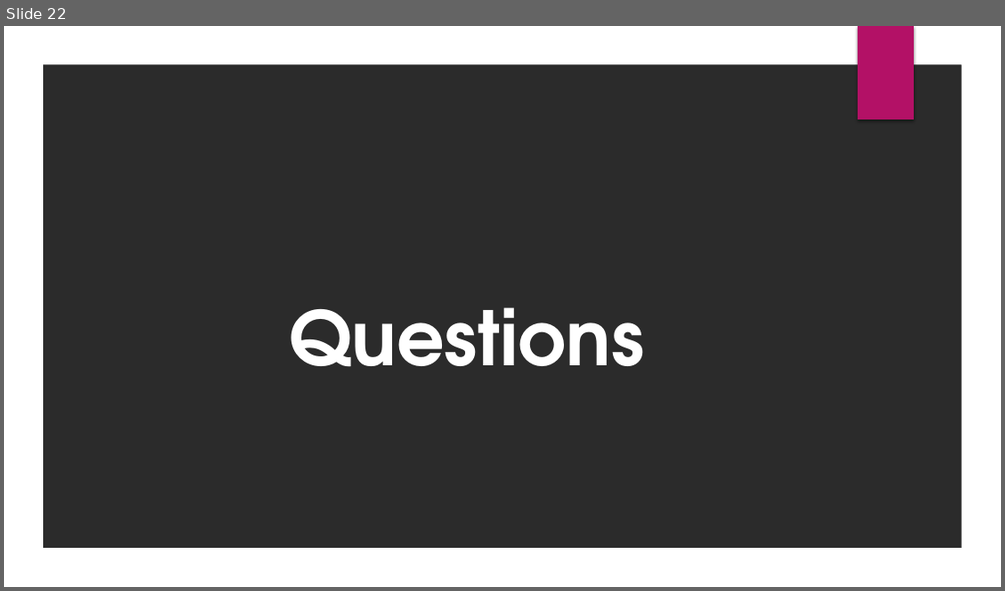
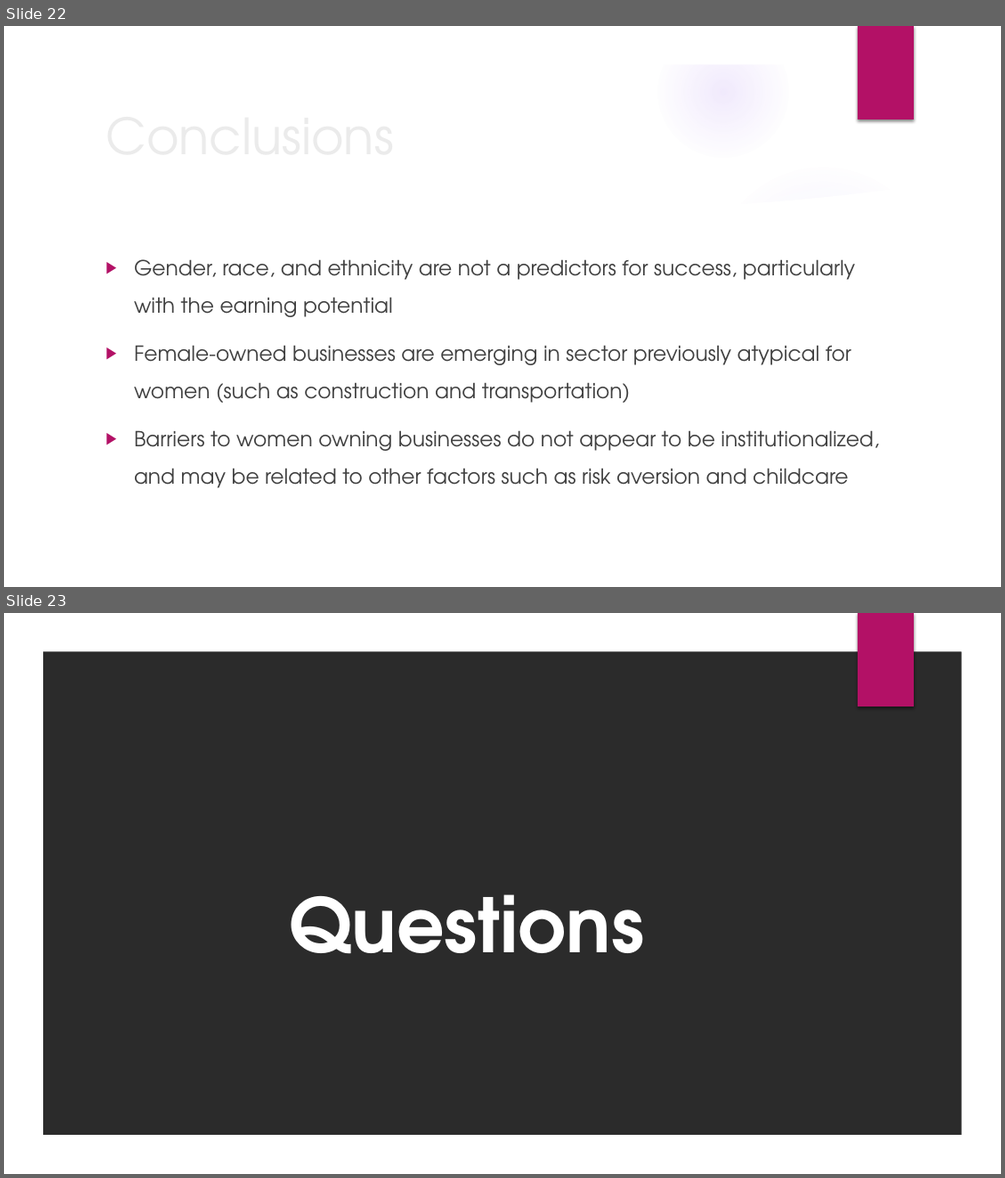
Before and after one commit to janolos/Team-WIB, a slide deck: Women In Business Presentation.pptx. Shown one above the other, each under a label of ours: slide 22 before the commit, slides 22 and 23 after it. The pictures are 1005x591 and 1005x1178 pixels, drawn with LibreOffice and Linux fonts; fonts in the diff are those of the drawing; background and template pictures are left out; a plain dark background stands for a picture behind light text. Boxes give left, top, right and bottom in pixels: in the first picture for what was removed or moved away, otherwise in the second. Text is boxed around its words. In the diff, an @@ line names an element or a change of style, - is before the commit and + after.

```diff
--- a/Women In Business Presentation.pptx
+++ b/Women In Business Presentation.pptx
@@ slide 22 added at <box>4,26,1001,587</box>, background picture (left out); not listed: 2 template elements that a slide beside it also shows @@
@@ title added at <box>98,105,815,163</box>, 48 pt, text #EBEBEB @@
+Conclusions
@@ group added at <box>4,27,970,587</box>: 5 ellipses, 2 freeform shapes @@
@@ text added at <box>134,259,879,488</box>, 20 pt, text #404040 @@
+▶ Gender, race, and ethnicity are not a predictors for success, particularly with the earning potential
+▶ Female-owned businesses are emerging in sector previously atypical for women (such as construction and transportation)
+▶ Barriers to women owning businesses do not appear to be institutionalized, and may be related to other factors such as risk aversion and childcare
@@ what was slide 22 is now slide 23 @@
```
Also in this commit, not shown: 8 slides changed, 3 other slides added, 1 slide removed.
